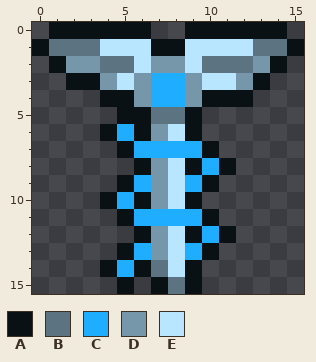
Pixel-art sprite: turms/icon.png. This is how it looked before the edit.
The file is 16x16 pixels.
Palette (. is transparent): A #091114  B #5c7482  C #1fadff  D #7697a9  E #b8e5ff
After the commit:
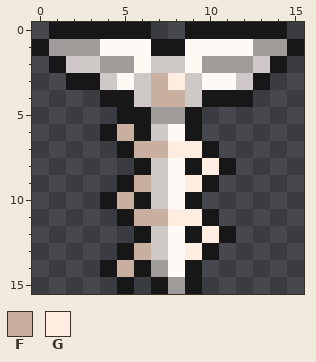
Colours new in this view: F #c8af9f  G #ffede2
From old to new:
colour A: #091114 -> #181717
colour B: #5c7482 -> #9f9b99
colour D: #7697a9 -> #cec9c6
colour E: #b8e5ff -> #fff9f6
y 3: x 7..8 CC -> FG
y 4: x 7..8 CC -> FF
y 6: x 5 C -> F
y 7: x 6..9 CCCC -> FFGG
y 8: x 10 C -> G
y 9: x 6 C -> F; x 9 C -> G
y 10: x 5 C -> F
y 11: x 6..9 CCCC -> FFGG
y 12: x 10 C -> G
y 13: x 6 C -> F; x 9 C -> G
y 14: x 5 C -> F
Boxes around the changes in both pictures, in picture pixels (x1, y1, x2, y2):
changed: (32, 22, 304, 294)
